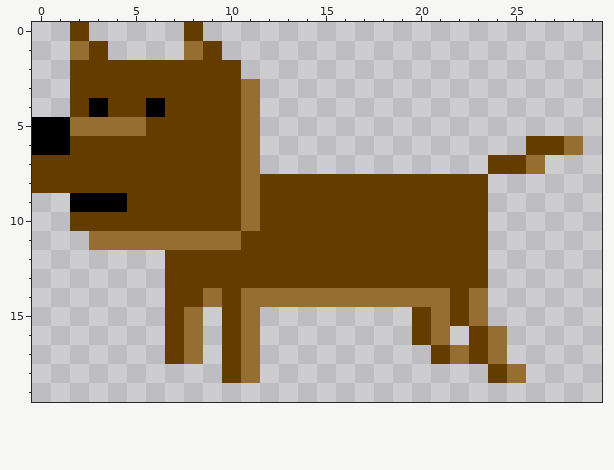
Two states of a pixel-art sprite, david/test.png. This is how it looked before the edit.
The file is 30x20 pixels.
The same view after the edit:
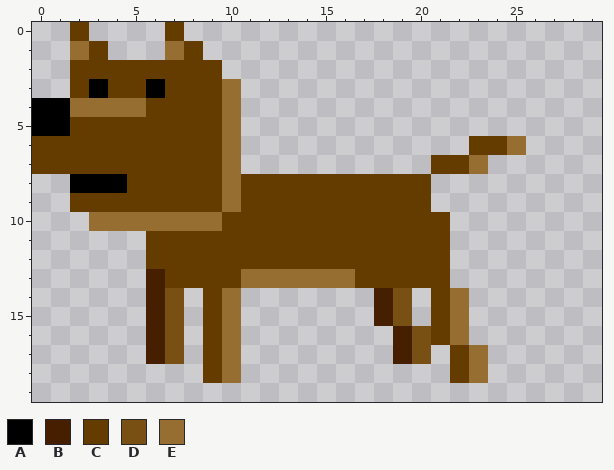
Palette (. is transparent): A #000000  B #461e00  C #643c00  D #785014  E #966e32
Difference:
y 0: x 7..8 .C -> C.
y 1: x 7..9 .EC -> EC.
y 2: x 10 C -> .
y 3: x 3 C -> A; x 6 C -> A; x 10..11 CE -> E.
y 4: x 0..6 ..CACCA -> AAEEEEC; x 10..11 CE -> E.
y 5: x 2..5 EEEE -> CCCC; x 10..11 CE -> E.
y 6: x 0..1 AA -> CC; x 10..11 CE -> E.; x 23..28 ...CCE -> CCE...
y 7: x 10..11 CE -> E.; x 21..26 ...CCE -> CCE...
y 8: x 0..4 CCCCC -> ..AAA; x 10..11 CE -> EC; x 21..23 CCC -> ...
y 9: x 2..4 AAA -> CCC; x 10..11 CE -> EC; x 21..23 CCC -> ...
y 10: x 2..9 CCCCCCCC -> .EEEEEEE; x 11 E -> C; x 22..23 CC -> ..
y 11: x 3..10 EEEEEEEE -> ...CCCCC; x 22..23 CC -> ..
y 12: x 6 . -> C; x 22..23 CC -> ..
y 13: x 6 . -> B; x 11..16 CCCCCC -> EEEEEE; x 22..23 CC -> ..
y 14: x 6..23 .CCECEEEEEEEEEEECE -> BD.CE.......BD.CE.
y 15: x 6..11 .CE.CE -> BD.CE.; x 18..23 ..CECE -> BD.CE.
y 16: x 6..11 .CE.CE -> BD.CE.; x 19..24 .CE.CE -> BDCE..
y 17: x 6..11 .CE.CE -> BD.CE.; x 19..24 ..CECE -> BD.CE.
y 18: x 9..11 .CE -> CE.; x 22..25 ..CE -> CE..
